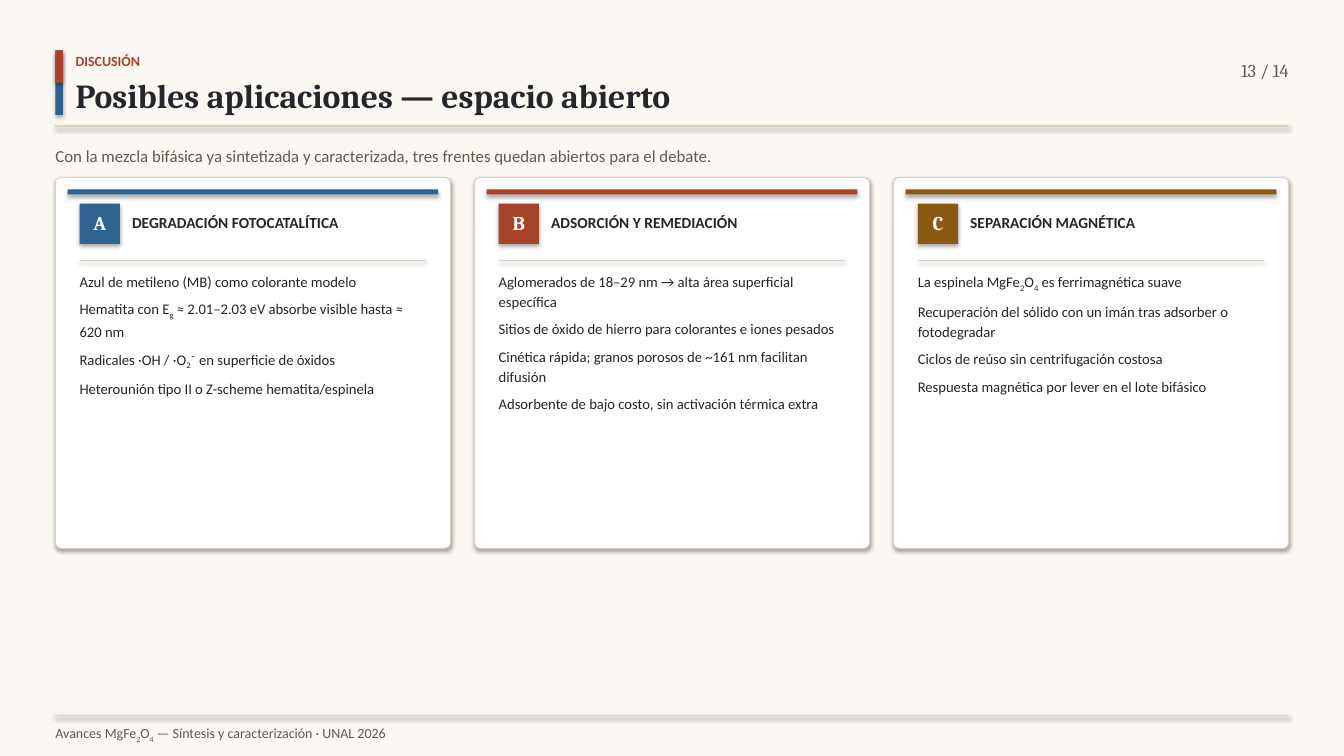
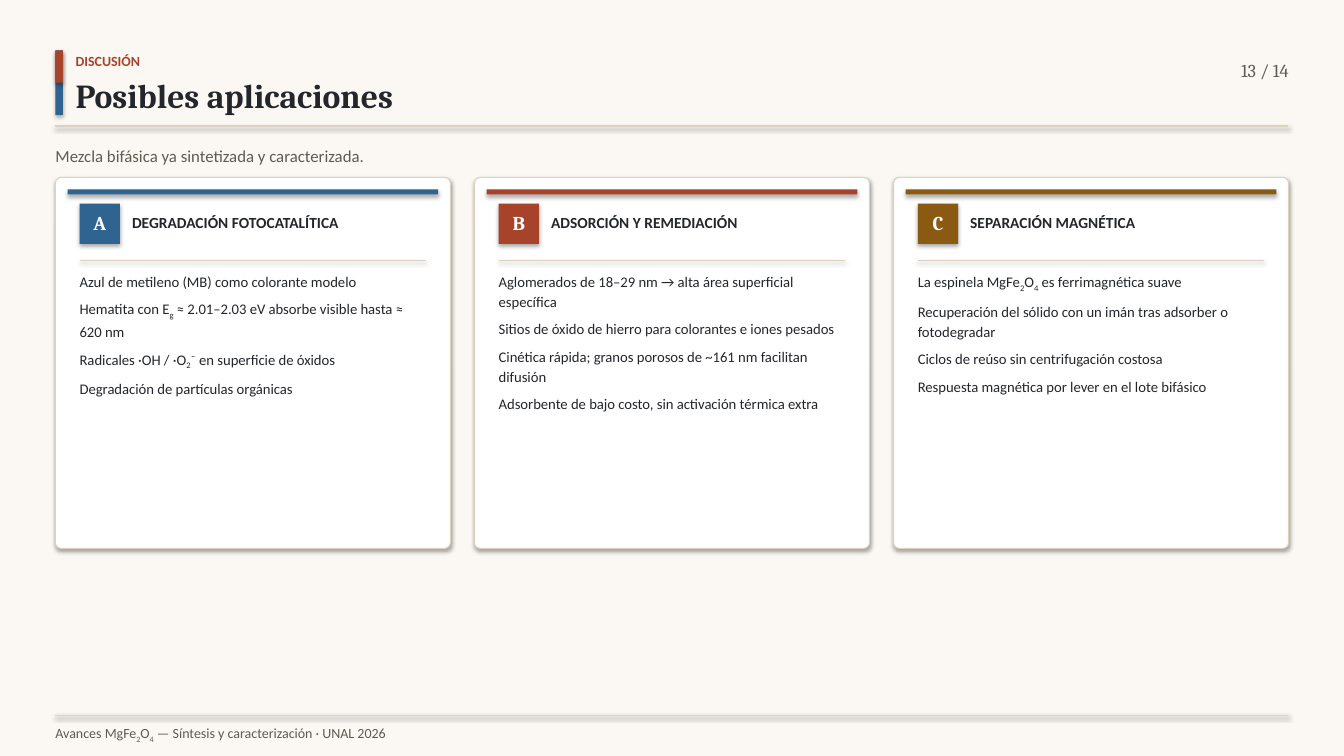
Before and after one commit to rifu-uni/tcb, a slide deck: slide 13 of article/Avances_MgFe2O4.pptx. Drawn at 1344x756 pixels with LibreOffice and Linux fonts; fonts in the diff are those of the drawing. Boxes give left, top, right and bottom in pixels: in the first picture for what was removed or moved away, otherwise in the second. Text is boxed around its words. In the diff, an @@ line names an element or a change of style, - is before the commit and + after.

Commit message:
minor presentation changes

```diff
--- a/article/Avances_MgFe2O4.pptx
+++ b/article/Avances_MgFe2O4.pptx
@@ text at (x1=76, y1=84, x2=393, y2=115): text changed @@
-Posibles aplicaciones — espacio abierto
+Posibles aplicaciones
@@ text at (x1=55, y1=150, x2=364, y2=165): text changed @@
-Con la mezcla bifásica ya sintetizada y caracterizada, tres frentes quedan abiertos para el debate.
+Mezcla bifásica ya sintetizada y caracterizada.
@@ text at (x1=80, y1=383, x2=293, y2=397): text changed @@
-Heterounión tipo II o Z-scheme hematita/espinela
+Degradación de partículas orgánicas
```
Also in this commit, not shown: 5 other slides changed, 1 other file.
